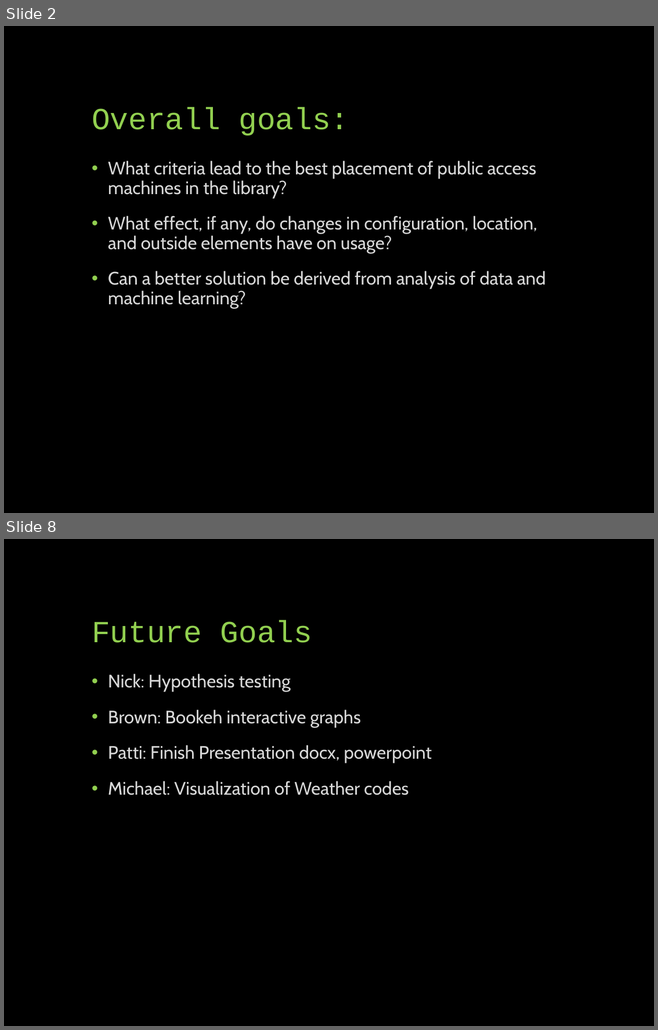
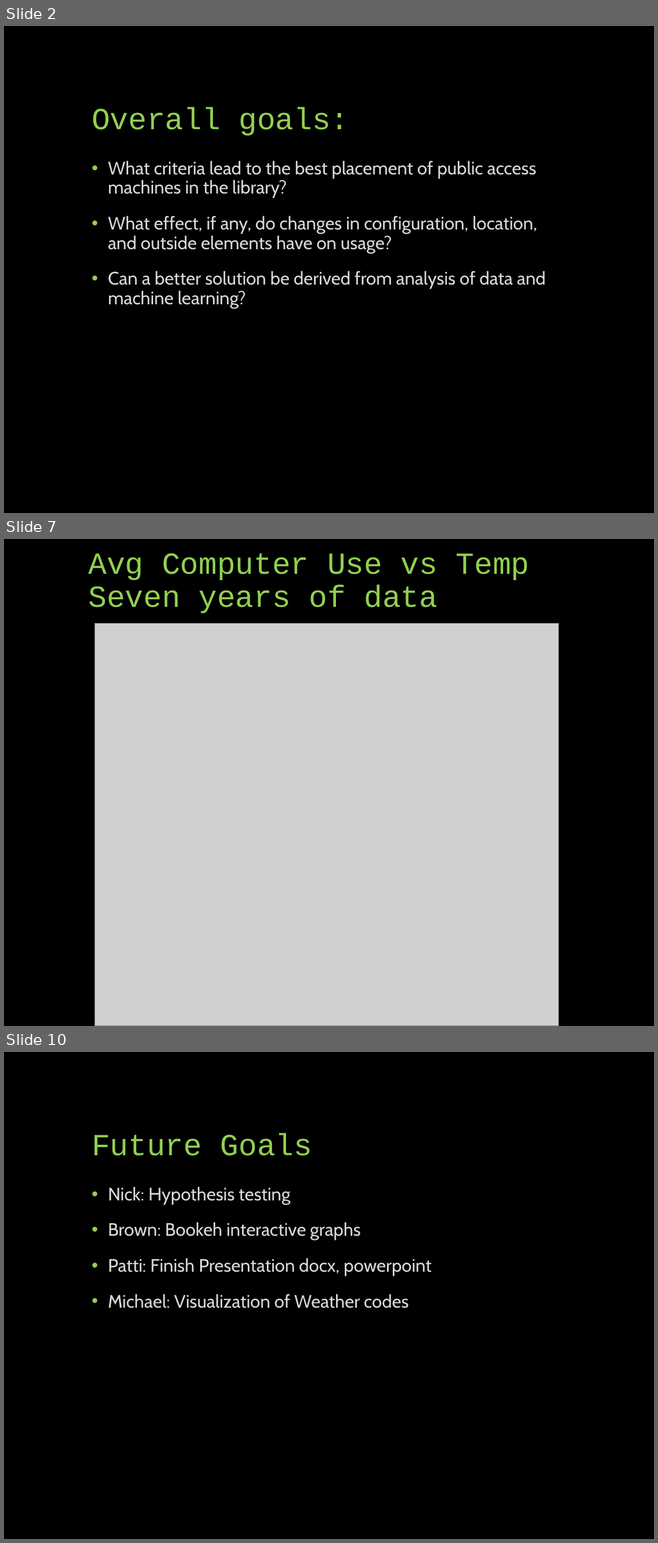
Before and after one commit to UNCG-CSE/Library-Computer-Usage-Analysis, a slide deck: docs/Computers in the Libraries.pptx. Shown one above the other, each under a label of ours: slides 2 and 8 before the commit, slides 2, 7 and 10 after it; the slides between them are not shown. The pictures are 658x1030 and 658x1543 pixels, drawn with LibreOffice and Linux fonts; fonts in the diff are those of the drawing; grey boxes stand for pictures. Boxes give left, top, right and bottom in pixels: in the first picture for what was removed or moved away, otherwise in the second. Text is boxed around its words. In the diff, an @@ line names an element or a change of style, - is before the commit and + after.

Commit message:
Add two additional plots for comparison of six months vs. full data set.

```diff
--- a/docs/Computers in the Libraries.pptx
+++ b/docs/Computers in the Libraries.pptx
@@ slide 7 added at <box>4,539,654,1026</box>, background #000000 @@
@@ text added at <box>88,553,529,613</box>, 34 pt, text #92D050 @@
+Avg Computer Use vs Temp
+Seven years of data
@@ picture added at <box>95,624,558,1026</box> @@
@@ what was slide 8 is now slide 10 @@
```
Also in this commit, not shown: 5 slides changed, 2 other slides added, 1 slide removed.
